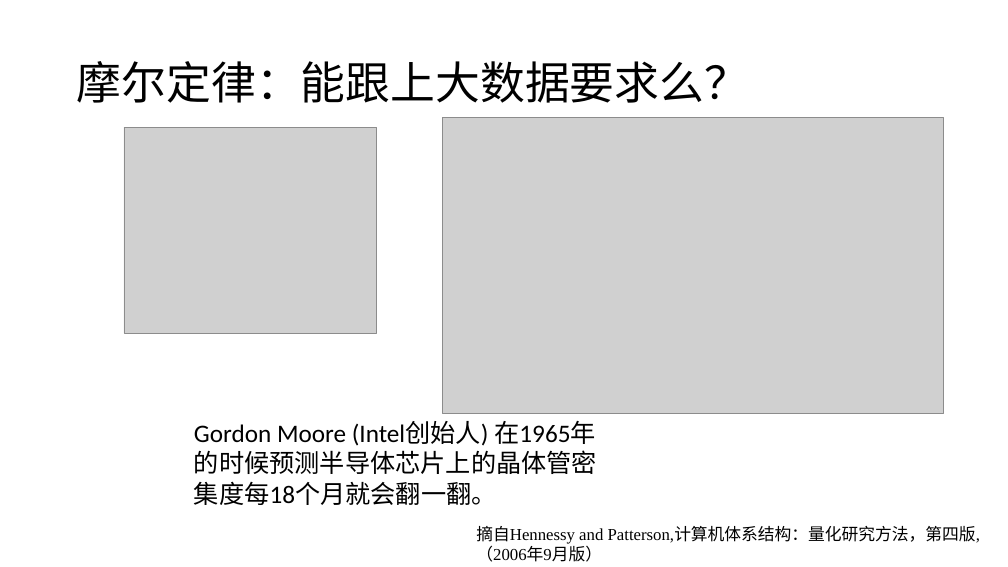
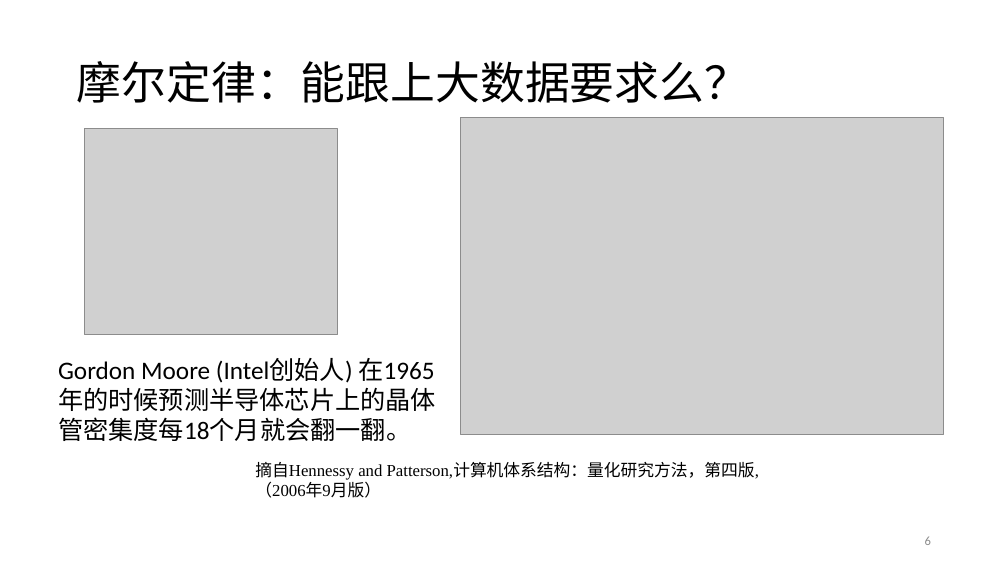
Before and after one commit to prm10/paper, a slide deck: slide 6 of presentation/big data.pptx. Drawn at 1008x567 pixels with LibreOffice and Linux fonts; fonts in the diff are those of the drawing; grey boxes stand for pictures. Boxes give left, top, right and bottom in pixels: in the first picture for what was removed or moved away, otherwise in the second. Text is boxed around its words. In the diff, an @@ line names an element or a change of style, - is before the commit and + after.

```diff
--- a/presentation/big data.pptx
+++ b/presentation/big data.pptx
@@ picture: place and size @@
-picture at bbox=[442, 117, 943, 414]
+picture at bbox=[461, 117, 944, 434]
@@ picture: place and size @@
-picture at bbox=[124, 127, 377, 333]
+picture at bbox=[85, 129, 338, 335]
@@ text "Gordon Moore (Intel创始人) 在1965年的时候预测半导体芯片上的晶体管密集度每18个月就会翻一翻。" rewrapped from bbox=[194, 421, 595, 505] to bbox=[58, 358, 434, 441] @@
@@ text "摘自Hennessy and Patterson,计算机体系结构：量化研究方法，第四版, （2006年9月版）": place and size @@
-text "摘自Hennessy and Patterson,计算机体系结构：量化研究方法，第四版, （2006年9月版）" at bbox=[476, 526, 980, 562]
+text "摘自Hennessy and Patterson,计算机体系结构：量化研究方法，第四版, （2006年9月版）" at bbox=[255, 462, 759, 498]
@@ page number added at bbox=[925, 536, 931, 545], 12 pt, text #8C8C8C @@
+6
```
Also in this commit, not shown: 10 other slides changed, 17 slides added, 3 slides removed, 2 other files.
